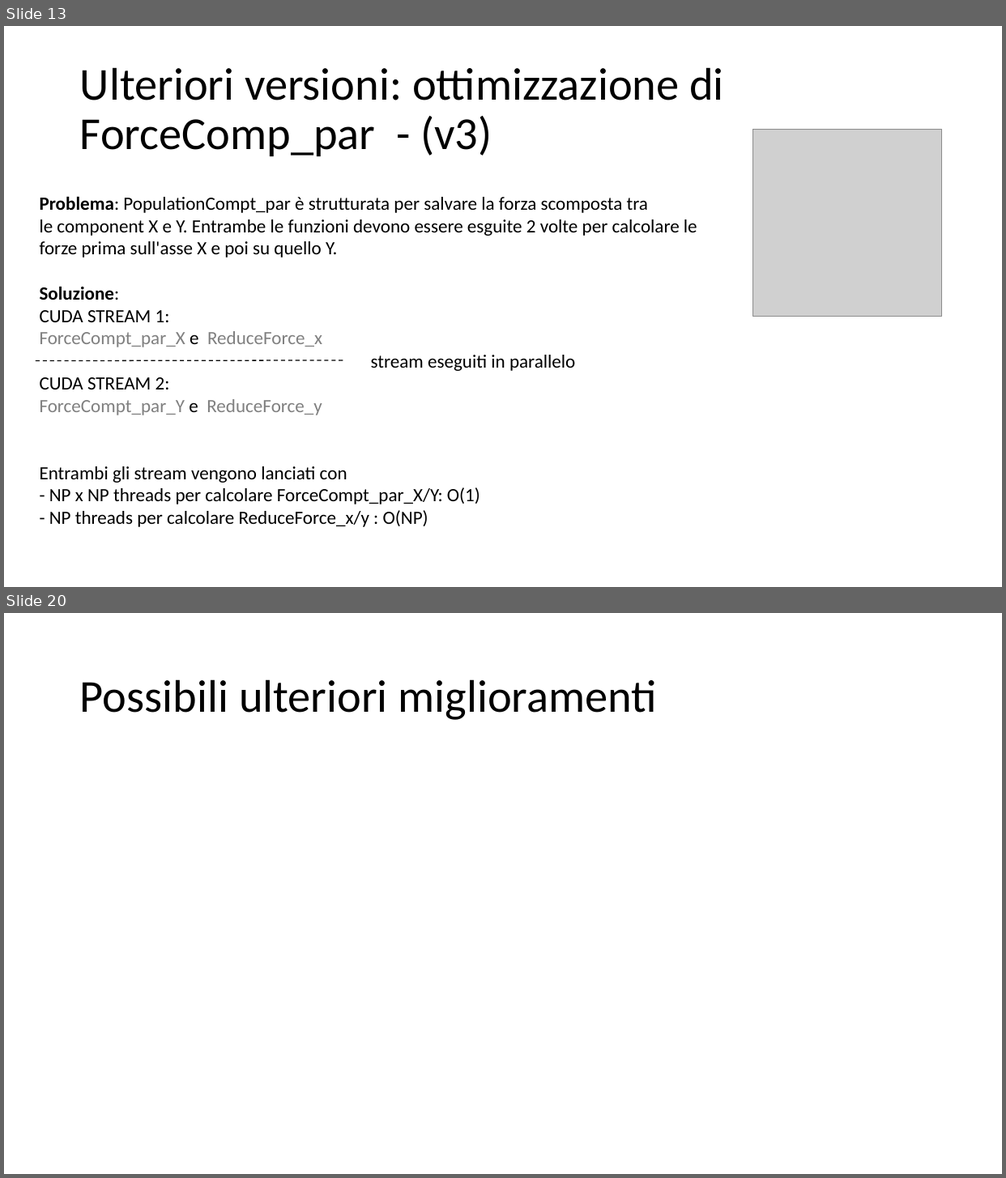
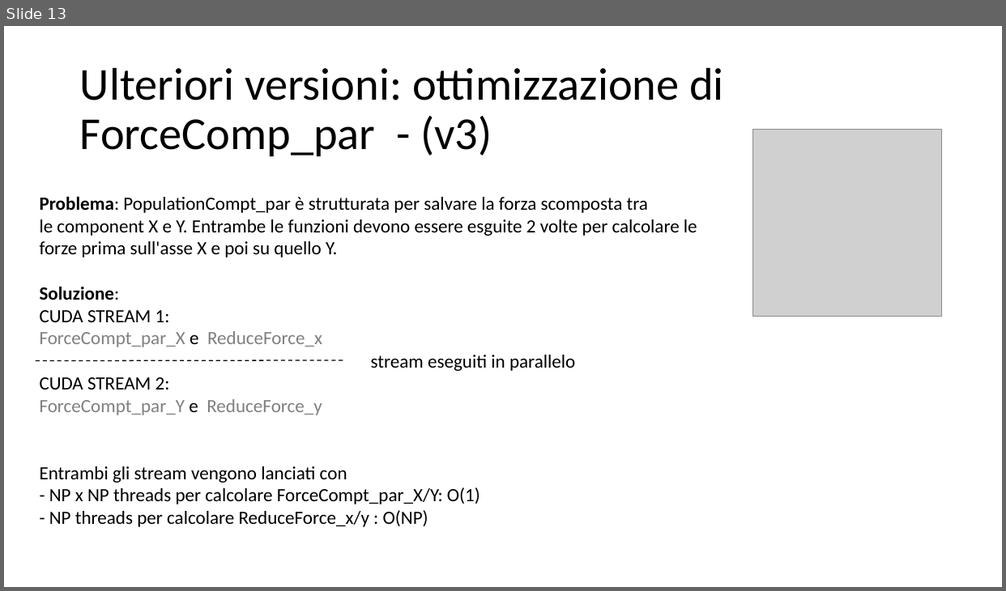
Before and after one commit to piepor/particles-simulation-parallel, a slide deck: presentazione/presentazione.pptx. Shown one above the other, each under a label of ours: slides 13 and 20 before the commit, slide 13 after it; the slides between them are not shown. The pictures are 1006x1178 and 1006x591 pixels, drawn with LibreOffice and Linux fonts; fonts in the diff are those of the drawing; grey boxes stand for pictures. Boxes give left, top, right and bottom in pixels: in the first picture for what was removed or moved away, otherwise in the second. Text is boxed around its words. In the diff, an @@ line names an element or a change of style, - is before the commit and + after.

```diff
--- a/presentazione/presentazione.pptx
+++ b/presentazione/presentazione.pptx
@@ slide 20 removed at bbox=[4, 613, 1002, 1174], background #FFFFFF @@
@@ title removed at bbox=[80, 679, 658, 720] @@
-Possibili ulteriori miglioramenti
```
Also in this commit, not shown: 7 slides changed, 2 slides added, 5 other slides removed, 1 other file.
